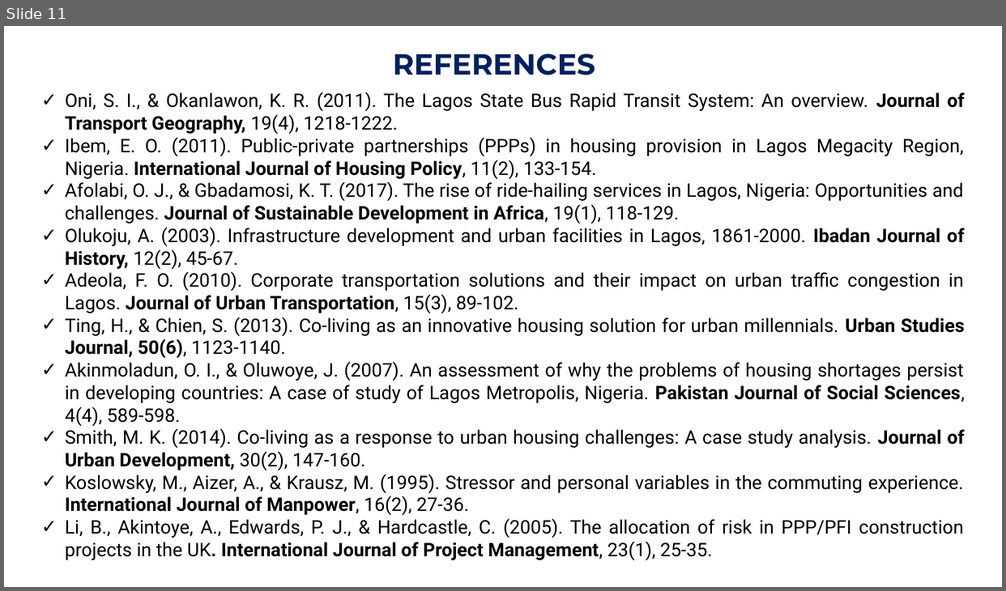
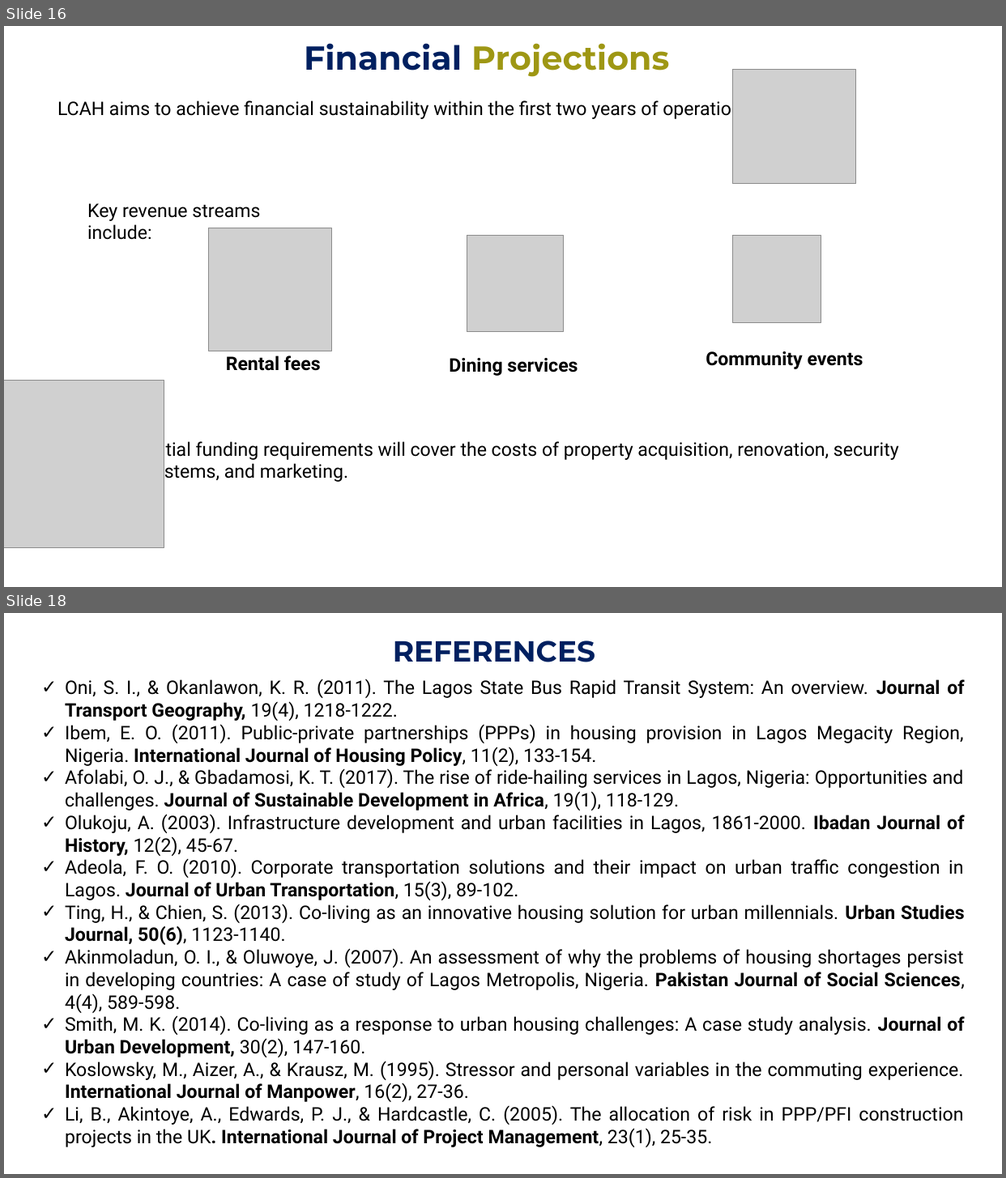
Before and after one commit to Gbekoilias/IslandRest-Hostel-Documentation, a slide deck: docs/Enhancing Hospitality IslandRest Hostel Operational Overview.pptx. Shown one above the other, each under a label of ours: slide 11 before the commit, slides 16 and 18 after it; the slides between them are not shown. The pictures are 1006x591 and 1006x1178 pixels, drawn with LibreOffice and Linux fonts; fonts in the diff are those of the drawing; grey boxes stand for pictures. Boxes give left, top, right and bottom in pixels: in the first picture for what was removed or moved away, otherwise in the second. Text is boxed around its words. In the diff, an @@ line names an element or a change of style, - is before the commit and + after.

```diff
--- a/docs/Enhancing Hospitality IslandRest Hostel Operational Overview.pptx
+++ b/docs/Enhancing Hospitality IslandRest Hostel Operational Overview.pptx
@@ slide 16 added at (x1=4, y1=26, x2=1002, y2=587), background #FFFFFF @@
@@ text added at (x1=304, y1=43, x2=669, y2=77), 32 pt, text #9E9714, bold @@
+Financial Projections
@@ picture added at (x1=733, y1=69, x2=856, y2=183) @@
@@ text added at (x1=57, y1=98, x2=746, y2=119), 18 pt, text #000000 @@
+LCAH aims to achieve financial sustainability within the first two years of operation.
@@ text added at (x1=87, y1=203, x2=260, y2=240), 18 pt, text #000000 @@
+Key revenue streams include:
@@ picture added at (x1=208, y1=228, x2=331, y2=351) @@
@@ picture added at (x1=467, y1=236, x2=563, y2=332) @@
@@ picture added at (x1=733, y1=236, x2=820, y2=323) @@
@@ text added at (x1=226, y1=356, x2=321, y2=371), 18 pt, text #000000, bold @@
+Rental fees
@@ text added at (x1=449, y1=358, x2=577, y2=376), 18 pt, text #000000, bold @@
+Dining services
@@ text added at (x1=705, y1=352, x2=863, y2=369), 18 pt, text #000000, bold @@
+Community events
@@ picture added at (x1=4, y1=381, x2=164, y2=548) @@
@@ text added at (x1=146, y1=439, x2=899, y2=483), 18 pt, text #000000 @@
+Initial funding requirements will cover the costs of property acquisition, renovation, security systems, and marketing.
@@ what was slide 11 is now slide 18 @@
```
Also in this commit, not shown: 1 slide changed, 7 other slides added, 1 slide removed.
